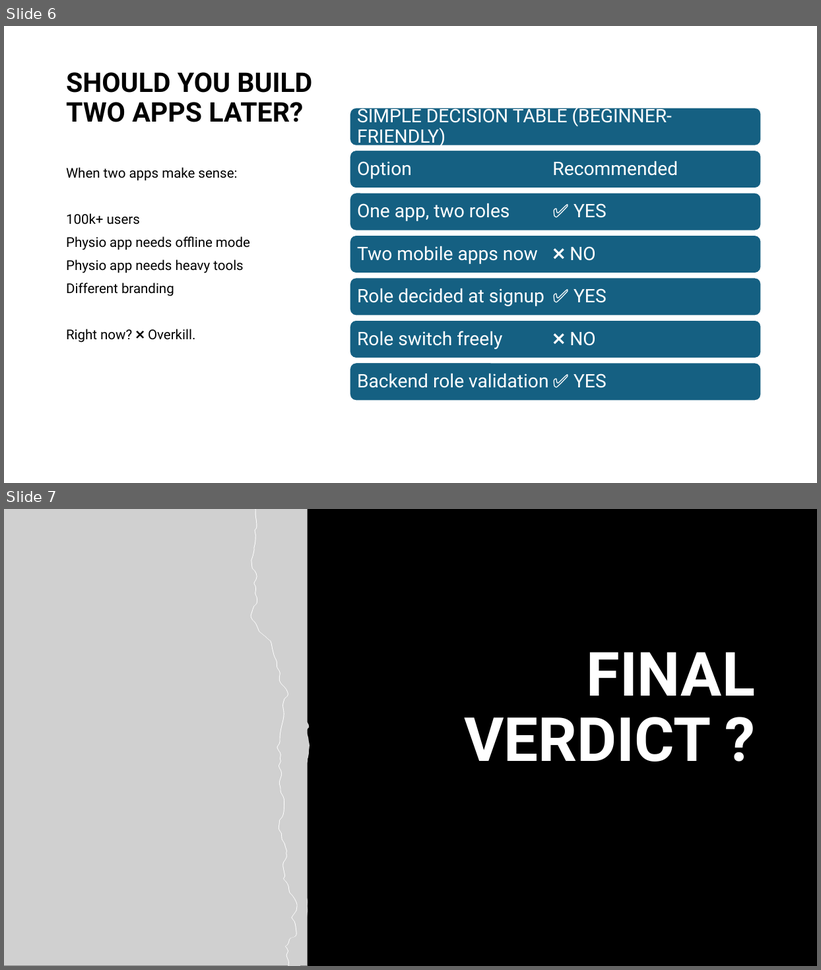
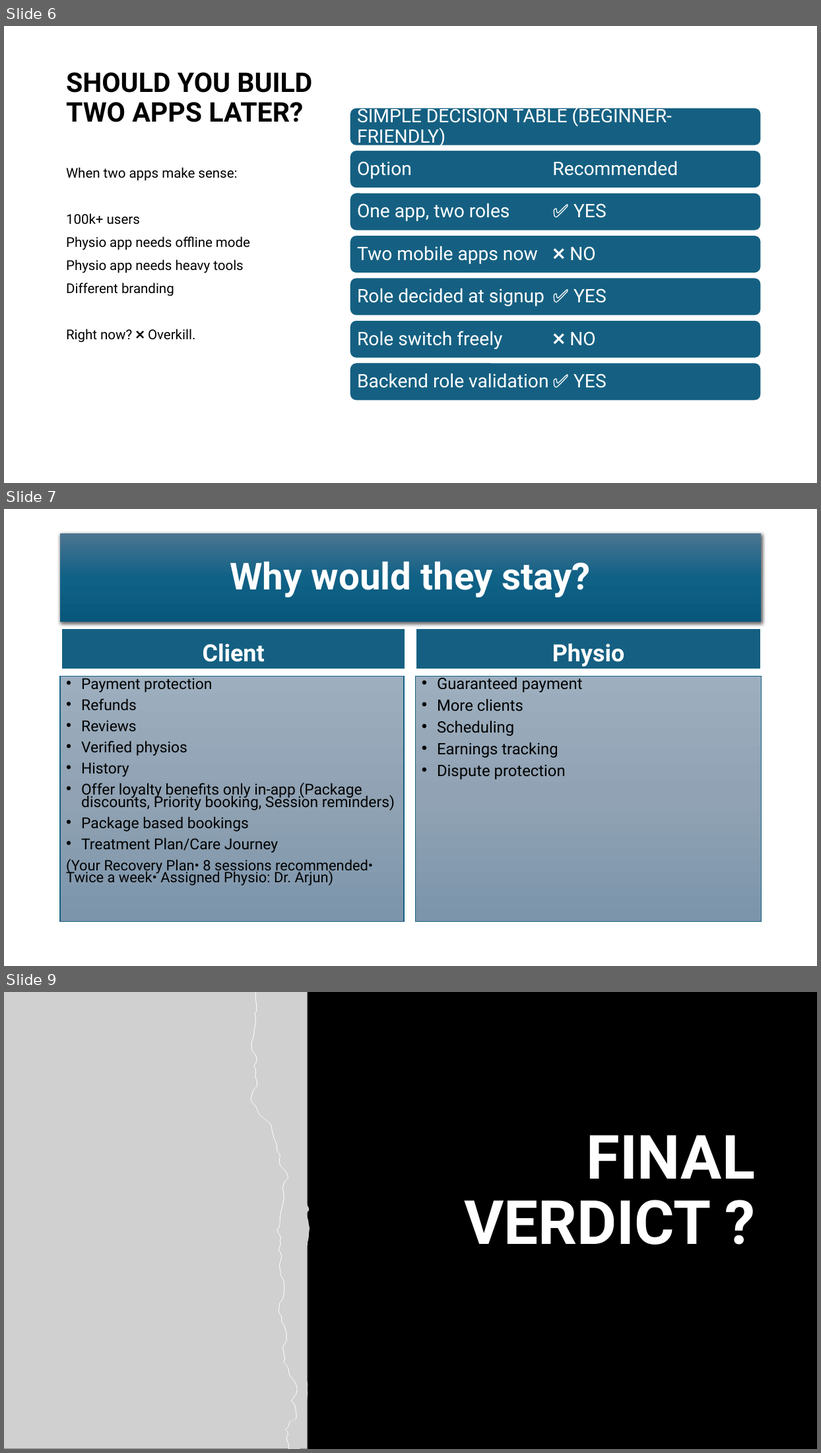
Before and after one commit to Arjun-T/PhysioBook, a slide deck: Physio_ SAT_ FEB 14.pptx. Shown one above the other, each under a label of ours: slides 6 and 7 before the commit, slides 6, 7 and 9 after it; the slides between them are not shown. The pictures are 821x970 and 821x1453 pixels, drawn with LibreOffice and Linux fonts; fonts in the diff are those of the drawing; grey boxes stand for pictures. Boxes give left, top, right and bottom in pixels: in the first picture for what was removed or moved away, otherwise in the second. Text is boxed around its words. In the diff, an @@ line names an element or a change of style, - is before the commit and + after.

```diff
--- a/Physio_ SAT_ FEB 14.pptx
+++ b/Physio_ SAT_ FEB 14.pptx
@@ slide 7 added at bbox=[4, 509, 817, 966], background #FFFFFF @@
@@ title added at bbox=[60, 533, 762, 622], fill gradient #4C7591 to #106287 to #09597D, 44 pt, text #FFFFFF, bold @@
+Why would they stay?
@@ text added at bbox=[61, 628, 405, 669], fill #156082, outline #FFFFFF 2 pt, 28 pt, text #FFFFFF, bold @@
+Client
@@ text added at bbox=[416, 628, 762, 669], fill #156082, outline #FFFFFF 2 pt, 28 pt, text #FFFFFF, bold @@
+Physio
@@ text added at bbox=[60, 676, 404, 922], fill gradient #9EAFBF to #91A3B4 to #7C95AB, outline #156082 1 pt, 17.8 pt, text #000000 @@
+• Payment protection
+• Refunds
+• Reviews
+• Verified physios
+• History
+• Offer loyalty benefits only in-app (Package discounts, Priority booking, Session reminders)
+• Package based bookings
+• Treatment Plan/Care Journey
+(Your Recovery Plan• 8 sessions recommended• Twice a week• Assigned Physio: Dr. Arjun)
@@ text added at bbox=[416, 676, 762, 922], fill gradient #9EAFBF to #91A3B4 to #7C95AB, outline #156082 1 pt, 18.6 pt, text #000000 @@
+• Guaranteed payment
+• More clients
+• Scheduling
+• Earnings tracking
+• Dispute protection
@@ what was slide 7 is now slide 9 @@
```
Also in this commit, not shown: 2 other slides added, 1 other file.
